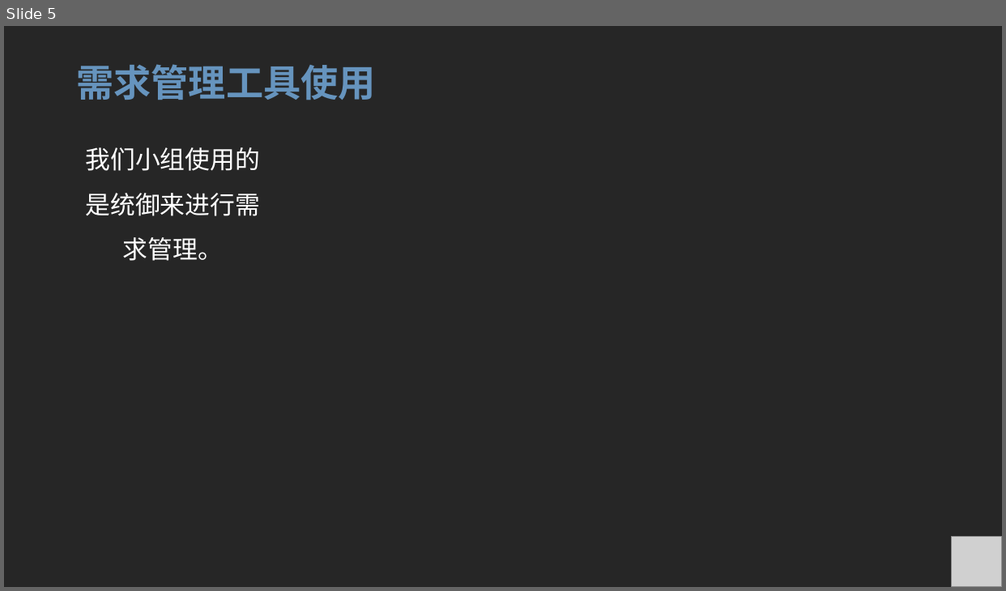
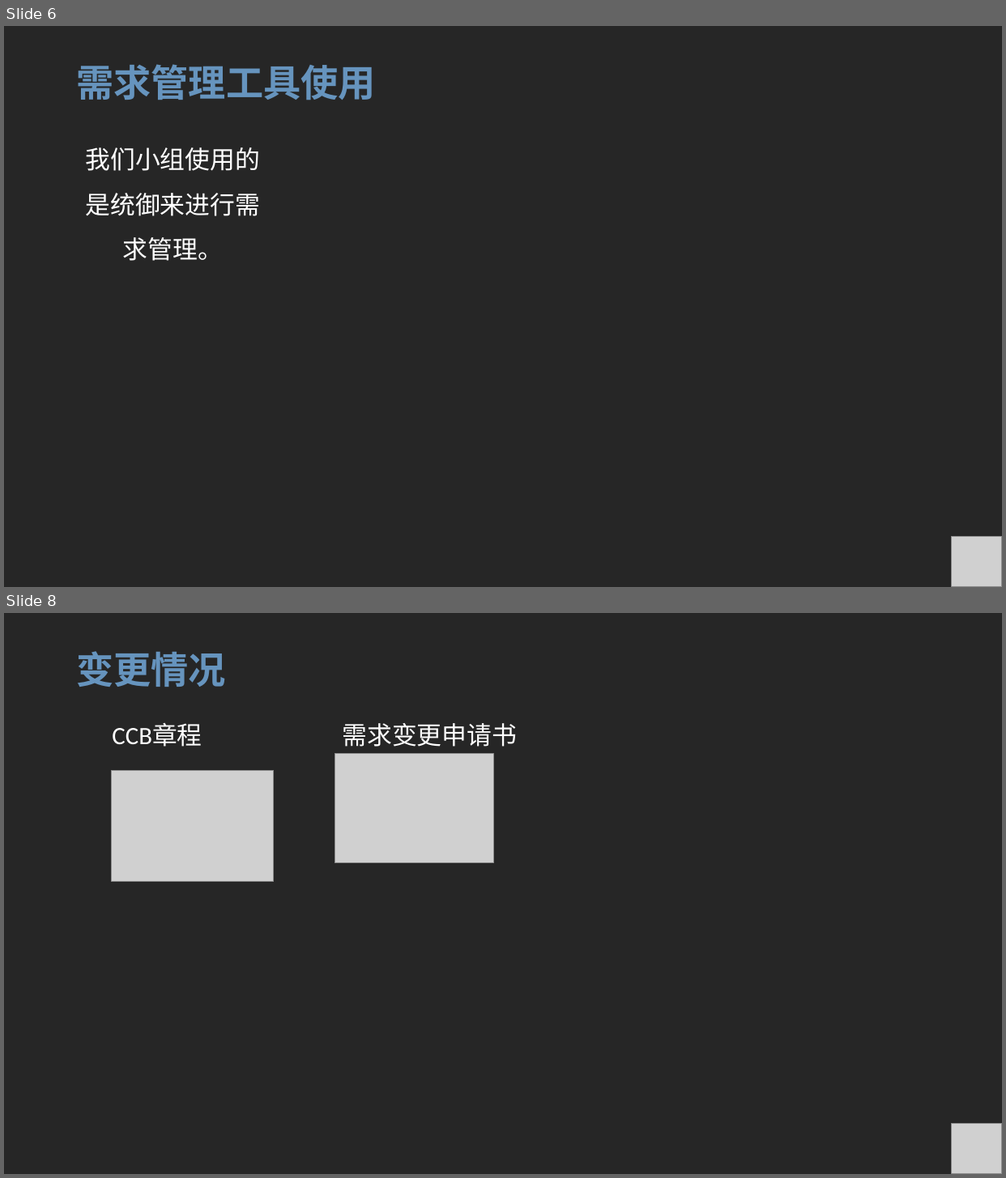
Before and after one commit to ToryXu0407/Project_yc, a slide deck: 需求工程/需求变更/需求变更.pptx. Shown one above the other, each under a label of ours: slide 5 before the commit, slides 6 and 8 after it; the slides between them are not shown. The pictures are 1006x591 and 1006x1178 pixels, drawn with LibreOffice and Linux fonts; fonts in the diff are those of the drawing; grey boxes stand for pictures. Boxes give left, top, right and bottom in pixels: in the first picture for what was removed or moved away, otherwise in the second. Text is boxed around its words. In the diff, an @@ line names an element or a change of style, - is before the commit and + after.

Commit message:
需求变更最新版。

```diff
--- a/需求工程/需求变更/需求变更.pptx
+++ b/需求工程/需求变更/需求变更.pptx
@@ slide 8 added at (4, 613, 1002, 1174), background #4D4D4D; not listed: 1 template element that a slide beside it also shows @@
@@ title added at (76, 651, 226, 687), 36 pt, text #6694BE, bold @@
+变更情况
@@ text added at (112, 723, 202, 747), 24 pt, text #FFFFFF @@
+CCB章程
@@ text added at (342, 723, 517, 747), 24 pt, text #FFFFFF @@
+需求变更申请书
@@ picture added at (335, 754, 493, 863) @@
@@ picture added at (112, 770, 275, 882) @@
@@ picture added at (952, 1124, 1002, 1174) @@
@@ what was slide 5 is now slide 6 @@
```
Also in this commit, not shown: 5 slides changed, 15 other slides added, 9 other files.
